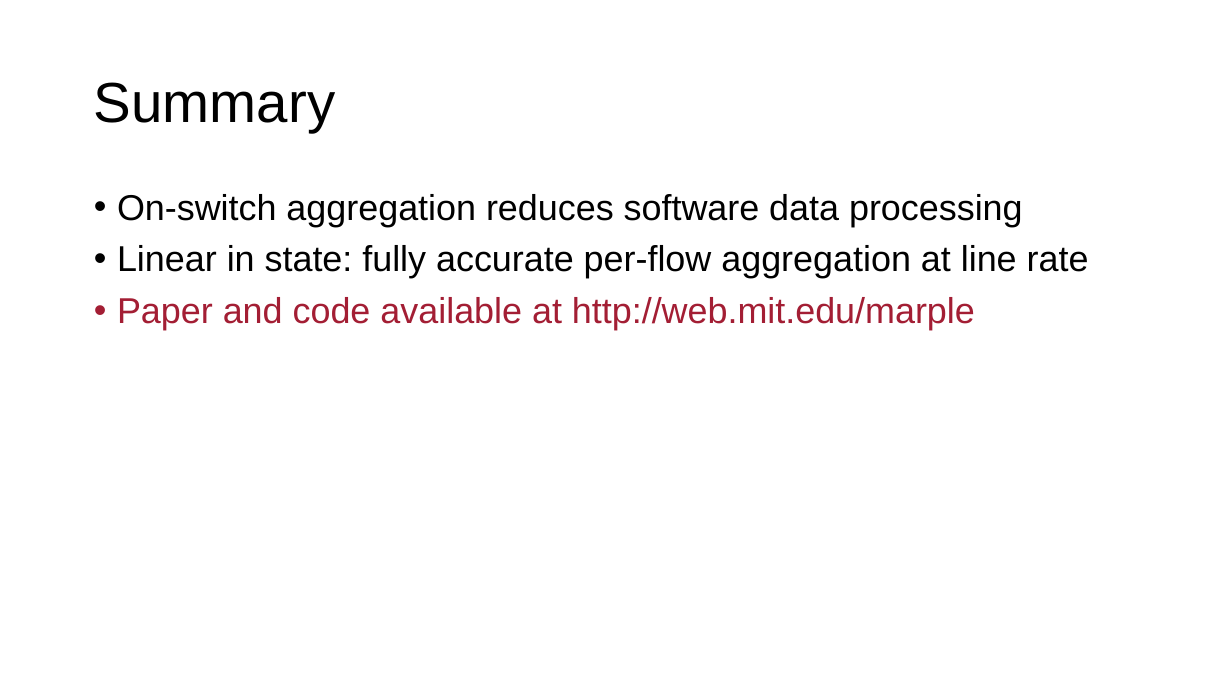
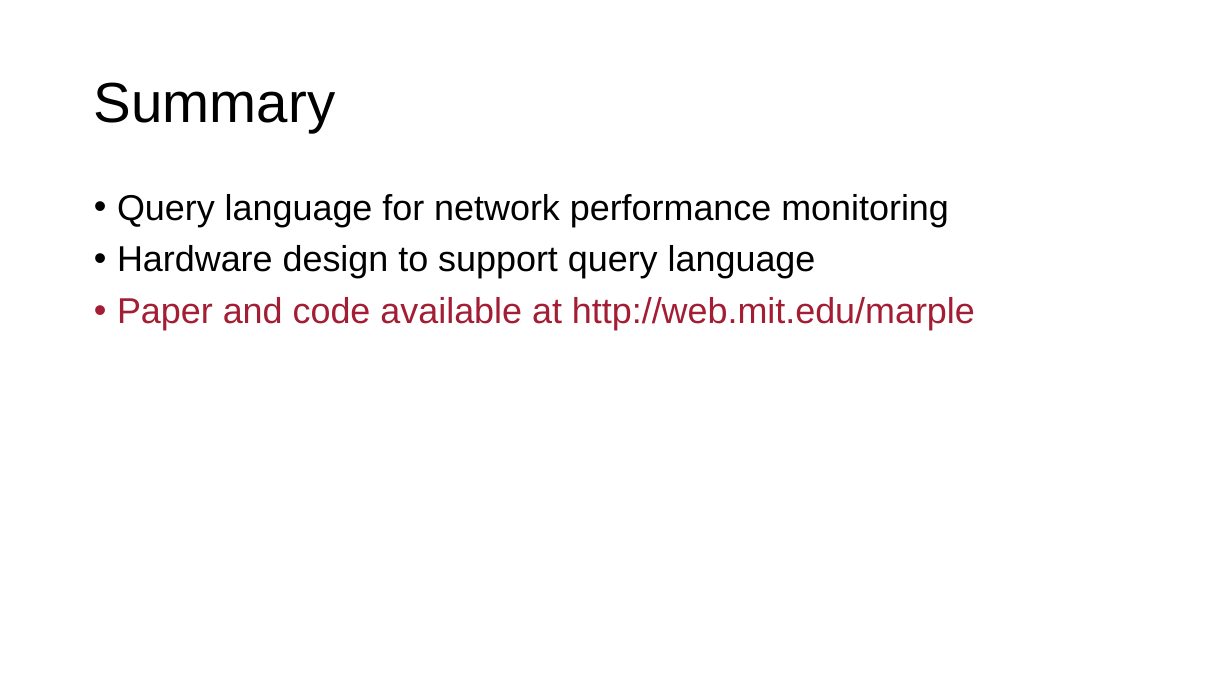
Before and after one commit to anirudhSK/pifo-domino-marple-ppts, a slide deck: slide 48 of marple_itx18.pptx. Drawn at 1232x693 pixels with LibreOffice and Linux fonts; fonts in the diff are those of the drawing. Boxes give left, top, right and bottom in pixels: in the first picture for what was removed or moved away, otherwise in the second. Text is boxed around its words. In the diff, an @@ line names an element or a change of style, - is before the commit and + after.

```diff
--- a/marple_itx18.pptx
+++ b/marple_itx18.pptx
@@ text at box(117, 194, 949, 278): text changed @@
-• On-switch aggregation reduces software data processing
-• Linear in state: fully accurate per-flow aggregation at line rate
+• Query language for network performance monitoring
+• Hardware design to support query language
```
Also in this commit, not shown: 2 other slides changed.
